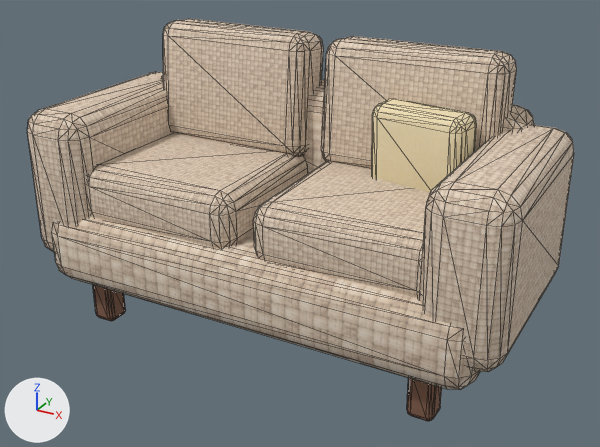
Renders of the glTF model public/models/furniture/loveseat.glb from each side of a commit.
Camera for both pictures: a camera (50 mm lens) standing at (1.102, -1.948, 1.32) and looking at (0.036, -0.01, 0.351). Every picture has the same lights, and +X, +Y and +Z are marked at lower left. The older version comes first. Mesh edges are drawn as thin lines. Vertices at exactly the same position are counted once.

Names of what the first picture shows: 'loveseat'.
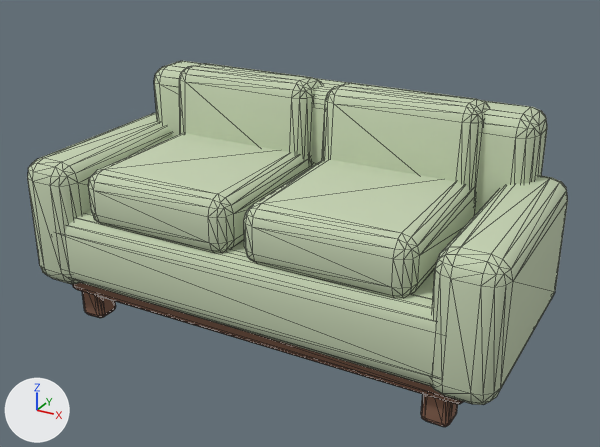
Boxes (x1, y1, x2, y2) around the edits, measured in the pictures (600 x 447 px; the box of a moved part takes in the faces that stretch with it):
'loveseat', surface changed, reshaped, recoloured (9% shorter): before (27, 19, 574, 421); after (28, 61, 568, 427)
part 1 of me_cube_020, moved or reshaped (not visible before): after (82, 292, 116, 318)
part 2 of me_cube_020, moved or reshaped (not visible afterwards): before (407, 378, 442, 421)
part 3 of me_cube_020, moved or reshaped (not visible before): after (421, 394, 458, 427)
part 4 of me_cube_020, moved or reshaped: before (27, 19, 574, 390); after (28, 61, 568, 405)
part 5 of me_cube_020, recoloured (beige): before (372, 99, 477, 192)

Patch to the scene script:
```diff
--- a/public/models/furniture/loveseat.glb.py
+++ b/public/models/furniture/loveseat.glb.py
@@ mat_upholstery_textured @@
 mat_upholstery_textured = principled_material('upholstery-textured')
-mat_upholstery_textured.texture = img_handpainted_neutral_weave
-mat_upholstery_textured.roughness = 0.96
+mat_upholstery_textured.base_color = (0.56, 0.65, 0.45)  # pale green #c5d3b3
+mat_upholstery_textured.roughness = 0.98
@@ me_cube_020 @@
 # used by ob_loveseat; location = (0.0, 0.0, 0.25)
-me_cube_020.from_pydata(...)  # 1248 vertices, 2444 faces; spans x -0.724..0.726, y -0.331..0.35, z -0.25..0.607
+me_cube_020.from_pydata(...)  # 1248 vertices, 2444 faces; spans x -0.725..0.725, y -0.337..0.354, z -0.251..0.47
+# me_cube_020 part 1: the loose piece of 96 vertices spanning x -0.56..-0.485, y 0.192..0.267, z -0.25..-0.11 is multiplied about its middle by the matrix ((1.07, 0.0, -0.019), (0.0, 1.07, 0.019), (0.019, -0.019, 1.07)), then moved by (-0.044, -0.459, 0.005)
+# me_cube_020 part 2: the loose piece of 96 vertices spanning x 0.485..0.56, y -0.267..-0.192, z -0.25..-0.11 is multiplied about its middle by the matrix ((1.07, 0.0, -0.019), (0.0, 1.07, -0.019), (0.019, 0.019, 1.07)), then moved by (-1.088, 0.459, 0.005)
+# me_cube_020 part 3: the loose piece of 96 vertices spanning x 0.485..0.56, y 0.192..0.267, z -0.25..-0.11 is multiplied about its middle by the matrix ((1.07, 0.0, 0.019), (0.0, 1.07, 0.019), (-0.019, -0.019, 1.07)), then moved by (0.044, -0.459, 0.005)
+# me_cube_020 part 4: 960 of 1248 vertices moved; they spanned x -0.724..0.726, y -0.331..0.35, z -0.25..0.607 and now span x -0.725..0.725, y -0.337..0.354, z -0.251..0.47; mean shift (0.073, 0.036, -0.088); largest move (-0.487, -0.2, -0.234) -> (0.635, 0.297, -0.146)
+# me_cube_020 part 5: all 188 faces that had it switch from mat_dusty_rose (picture img_handpainted_cream_linen) to mat_wood_dark (brown #86614d)
 me_cube_020.materials.append(mat_upholstery_textured)
```
